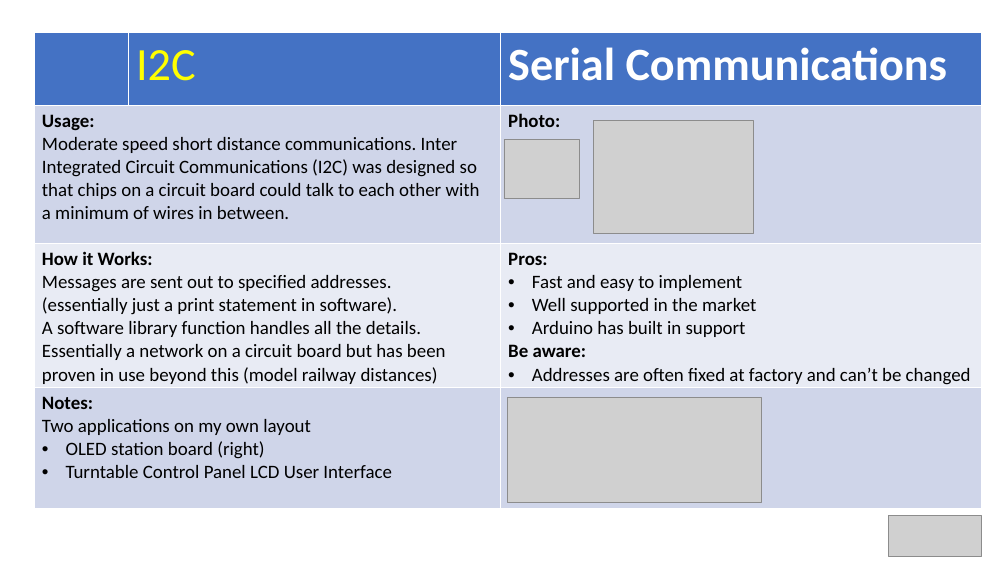
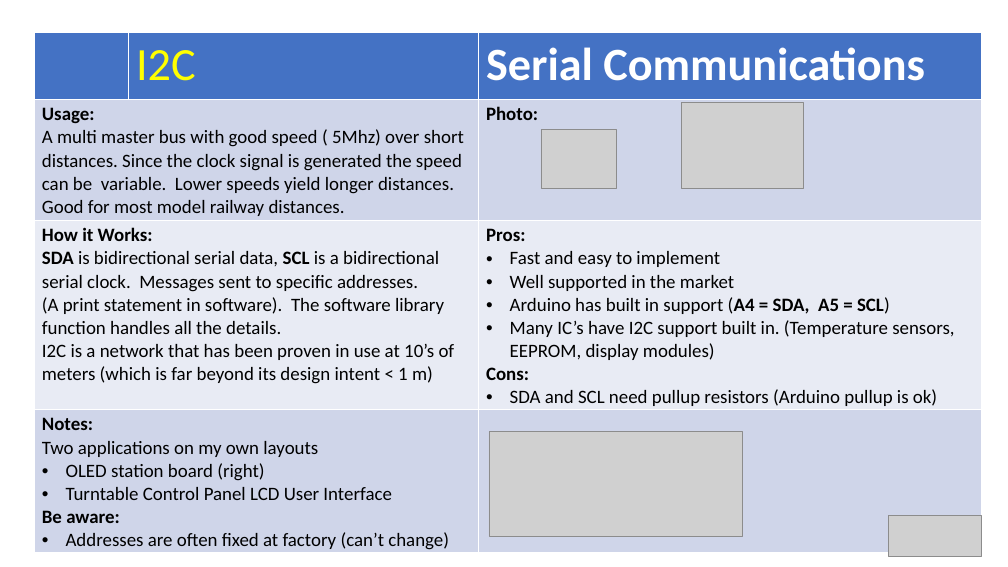
Before and after one commit to Alan-Lomax/MERG-SIG-Presentations, a slide deck: slide 39 of Arduino IO Compendium.pptx (slide 37 before the commit). Drawn at 1008x567 pixels with LibreOffice and Linux fonts; fonts in the diff are those of the drawing; grey boxes stand for pictures. Boxes give left, top, right and bottom in pixels: in the first picture for what was removed or moved away, otherwise in the second. Text is boxed around its words. In the diff, an @@ line names an element or a change of style, - is before the commit and + after.

```diff
--- a/Arduino IO Compendium.pptx
+++ b/Arduino IO Compendium.pptx
@@ table at (x1=34, y1=33, x2=982, y2=554) @@
-row 2, column 1: Usage: / Moderate speed short distance communications. Inter Integrated Circuit Communications (I2C) was designed so that chips on a circuit board could talk to each other with a minimum of wires in between.
+row 2, column 1: Usage: / A multi master bus with good speed ( 5Mhz) over short distances. Since the clock signal is generated the speed can be variable. Lower speeds yield longer distances. Good for most model railway distances.
-row 3, column 1: How it Works: / Messages are sent out to specified addresses. / (essentially just a print statement in software). / A software library function handles all the details. / Essentially a network on a circuit board but has been proven in use beyond this (model railway distances)
+row 3, column 1: How it Works: / SDA is bidirectional serial data, SCL is a bidirectional serial clock. Messages sent to specific addresses. / (A print statement in software). The software library function handles all the details. / I2C is a network that has been proven in use at 10’s of meters (which is far beyond its design intent < 1 m)
-row 3, column 3: Pros: / Fast and easy to implement / Well supported in the market / Arduino has built in support / Be aware: / Addresses are often fixed at factory and can’t be changed
+row 3, column 3: Pros: / Fast and easy to implement / Well supported in the market / Arduino has built in support (A4 = SDA, A5 = SCL) / Many IC’s have I2C support built in. (Temperature sensors, EEPROM, display modules) / Cons: / SDA and SCL need pullup resistors (Arduino pullup is ok)
-row 4, column 1: Notes: / Two applications on my own layout / OLED station board (right) / Turntable Control Panel LCD User Interface
+row 4, column 1: Notes: / Two applications on my own layouts / OLED station board (right) / Turntable Control Panel LCD User Interface / Be aware: / Addresses are often fixed at factory (can’t change)
@@ picture resized from (x1=594, y1=120, x2=754, y2=233) to (x1=681, y1=102, x2=804, y2=189) @@
@@ picture moved from (x1=504, y1=140, x2=580, y2=199) to (x1=541, y1=129, x2=617, y2=188) @@
@@ picture moved from (x1=508, y1=398, x2=761, y2=502) to (x1=489, y1=432, x2=743, y2=536) @@
```
Also in this commit, not shown: 1 other slide changed, 4 slides added.
